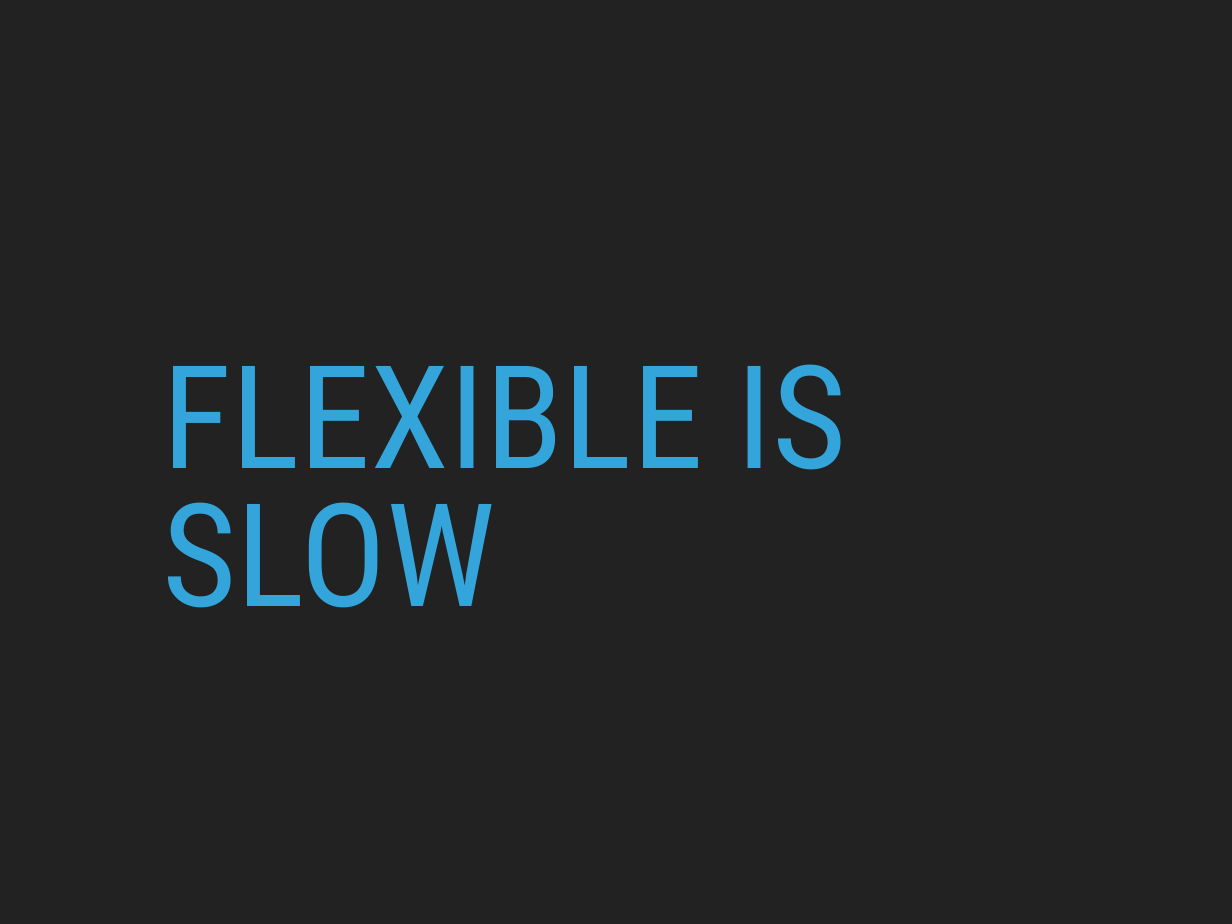
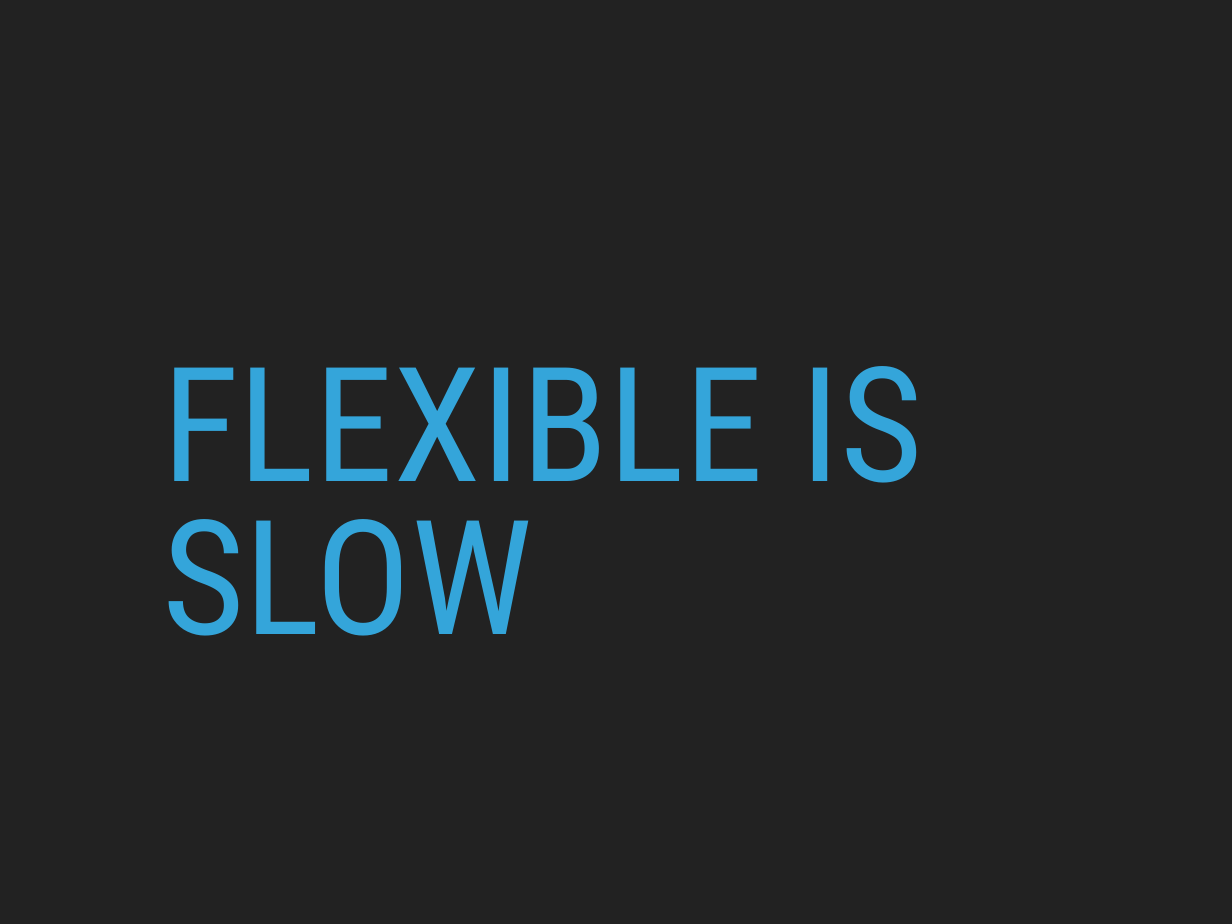
Before and after one commit to patricks1/python-for-data-science, a slide deck: slide 3 of Session05/Session5_Slides.pptx. Drawn at 1232x924 pixels with LibreOffice and Linux fonts; fonts in the diff are those of the drawing. Boxes give left, top, right and bottom in pixels: in the first picture for what was removed or moved away, otherwise in the second. Text is boxed around its words. In the diff, an @@ line names an element or a change of style, - is before the commit and + after.

```diff
--- a/Session05/Session5_Slides.pptx
+++ b/Session05/Session5_Slides.pptx
@@ title "FLEXIBLE IS SLOW" at box(162, 366, 923, 636): size 119.3 to 132.6 pt @@
```
Also in this commit, not shown: 3 other slides changed, 14 slides added, 5 slides removed, 2 other files.
